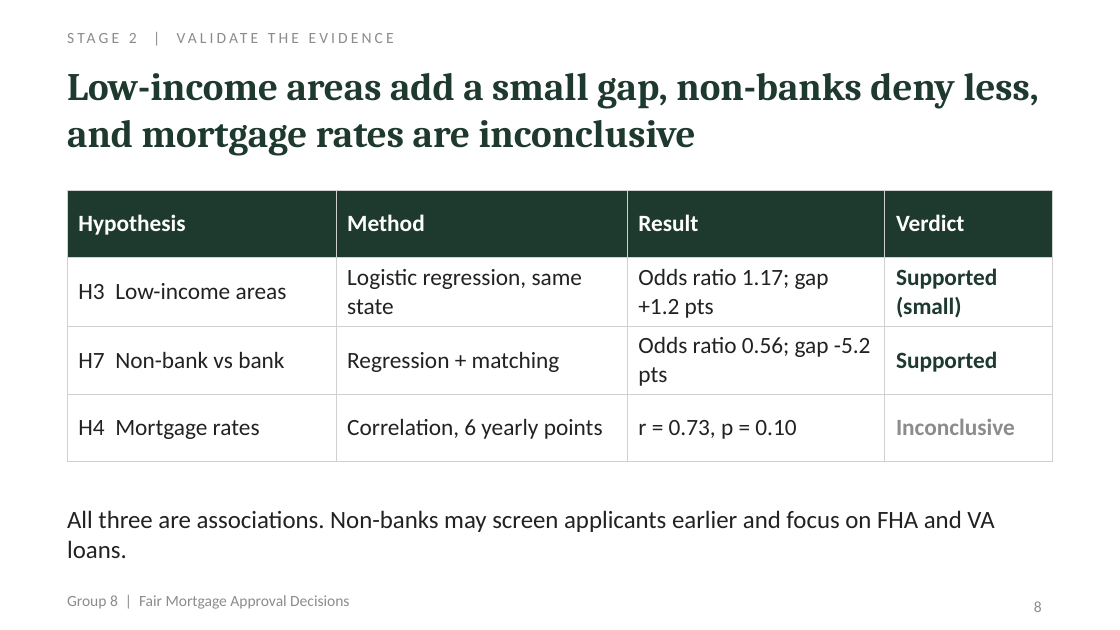
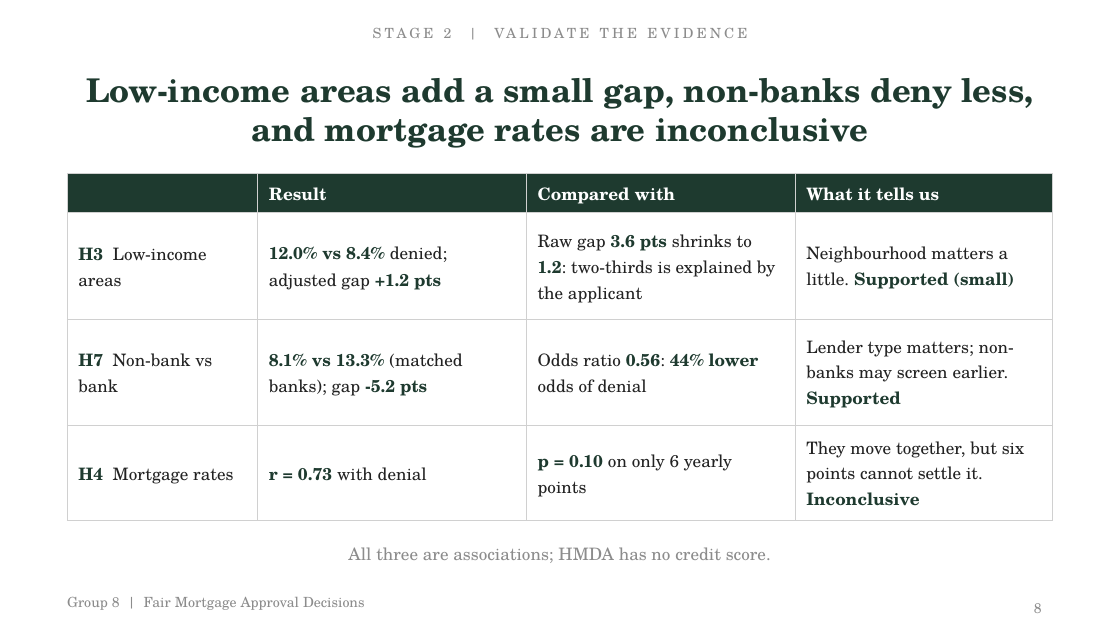
Before and after one commit to Rishhhhub/fair-mortgage-approval, a slide deck: slide 8 of deliverables/Group_8_Fair_Mortgage_Approval_Decisions_Presentation.pptx. Drawn at 1120x630 pixels with LibreOffice and Linux fonts; fonts in the diff are those of the drawing. Boxes give left, top, right and bottom in pixels: in the first picture for what was removed or moved away, otherwise in the second. Text is boxed around its words. In the diff, an @@ line names an element or a change of style, - is before the commit and + after.

```diff
--- a/deliverables/Group_8_Fair_Mortgage_Approval_Decisions_Presentation.pptx
+++ b/deliverables/Group_8_Fair_Mortgage_Approval_Decisions_Presentation.pptx
@@ text "STAGE 2 | VALIDATE THE ..." at (x1=373, y1=28, x2=452, y2=38): size 10 to 9 pt, font Calibri to TeX Gyre Schola; alignment left to centre @@
@@ text "Low-income areas add a small ..." at (x1=86, y1=78, x2=1033, y2=148): size 25 to 21 pt, font Cambria to TeX Gyre Schola; alignment left to centre; vertical alignment top to middle @@
@@ table at (x1=67, y1=174, x2=1053, y2=510) @@
-row 1: Hypothesis | Method | Result | Verdict
+row 1:  | Result | Compared with | What it tells us
-row 2: H3 Low-income areas | Logistic regression, same state | Odds ratio 1.17; gap +1.2 pts | Supported (small)
+row 2: H3 Low-income areas | 12.0% vs 8.4% denied; adjusted gap +1.2 pts | Raw gap 3.6 pts shrinks to 1.2: two-thirds is explained by the applicant | Neighbourhood matters a little. Supported (small)
-row 3: H7 Non-bank vs bank | Regression + matching | Odds ratio 0.56; gap -5.2 pts | Supported
+row 3: H7 Non-bank vs bank | 8.1% vs 13.3% (matched banks); gap -5.2 pts | Odds ratio 0.56: 44% lower odds of denial | Lender type matters; non-banks may screen earlier. Supported
-row 4: H4 Mortgage rates | Correlation, 6 yearly points | r = 0.73, p = 0.10 | Inconclusive
+row 4: H4 Mortgage rates | r = 0.73 with denial | p = 0.10 on only 6 yearly points | They move together, but six points cannot settle it. Inconclusive
@@ size 15 to 11 pt, font Calibri to TeX Gyre Schola in "H3 Low-income areas", "H7 Non-bank vs bank", "H4 Mortgage rates" @@
@@ text colour #222222 to #1E3A2F, bold on in "H3", "H7", "H4" @@
@@ table resized from (x1=67, y1=190, x2=1053, y2=443) to (x1=67, y1=174, x2=1053, y2=510) @@
@@ text at (x1=348, y1=547, x2=771, y2=563): text changed; size 16 to 11 pt; font Calibri to TeX Gyre Schola; text colour #222222 to #8C8C8C @@
-All three are associations. Non-banks may screen applicants earlier and focus on FHA and VA loans.
+All three are associations; HMDA has no credit score.
@@ text "Group 8 | Fair Mortgage ..." at (x1=67, y1=597, x2=365, y2=610): size 10 to 9 pt, font Calibri to TeX Gyre Schola @@
@@ page number at (x1=1034, y1=603, x2=1042, y2=613): size 10 to 9 pt, font Calibri to TeX Gyre Schola @@
```
Also in this commit, not shown: 15 other slides changed, 4 other files.
